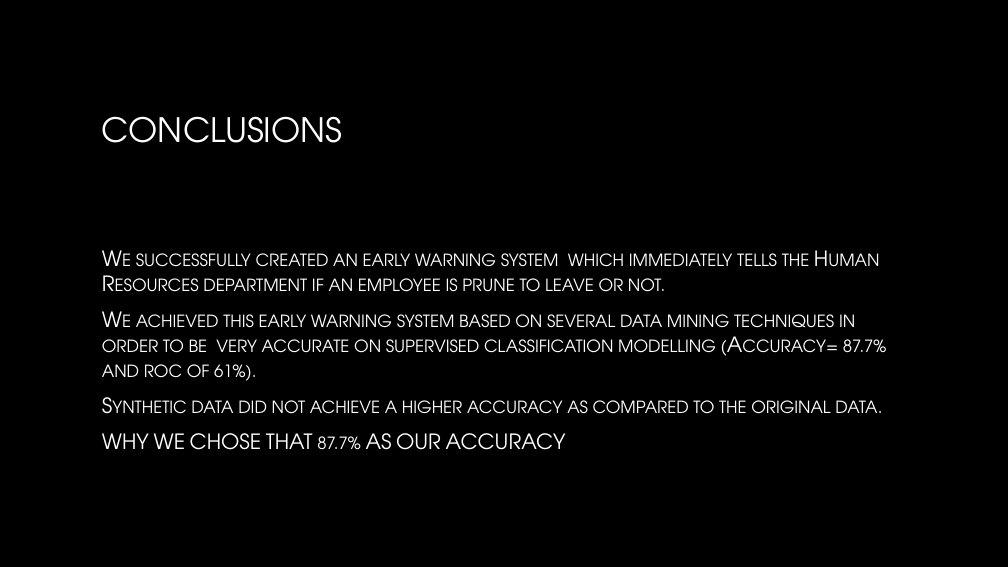
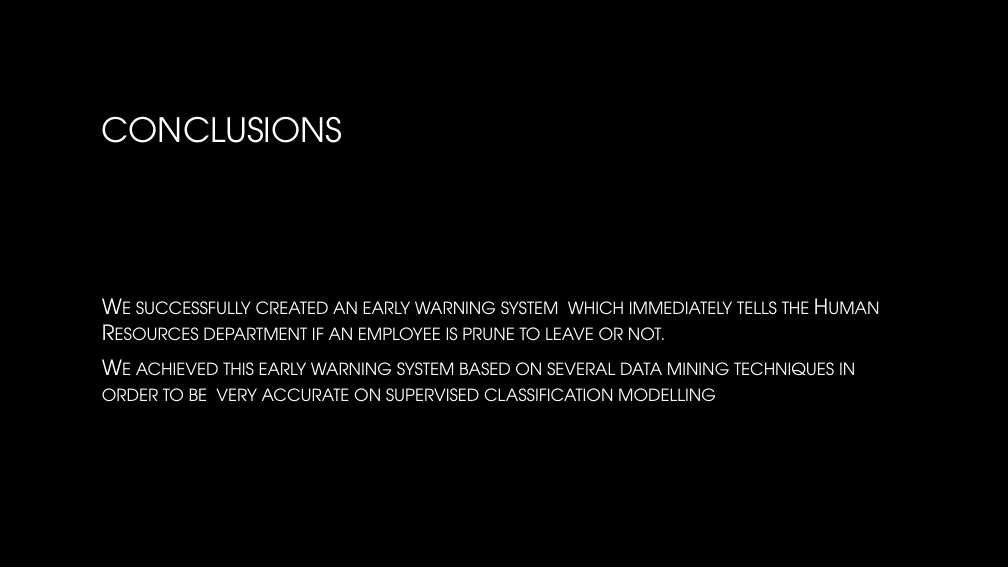
Before and after one commit to mmd52/HR_Employee_Attrition, a slide deck: slide 14 of Attrition Management.pptx. Drawn at 1008x567 pixels with LibreOffice and Linux fonts; fonts in the diff are those of the drawing; background and template pictures are left out. Boxes give left, top, right and bottom in pixels: in the first picture for what was removed or moved away, otherwise in the second. Text is boxed around its words. In the diff, an @@ line names an element or a change of style, - is before the commit and + after.

Commit message:
RevisedSlides

```diff
--- a/Attrition Management.pptx
+++ b/Attrition Management.pptx
@@ text at (x1=102, y1=362, x2=855, y2=402): text changed @@
-We achieved this early warning system based on several data mining techniques in order to be very accurate on supervised classification modelling (Accuracy= 87.7% and roc of 61%).
-Synthetic data did not achieve a higher accuracy as compared to the original data.
-WHY WE CHOSE THAT 87.7% AS OUR ACCURACY
+We achieved this early warning system based on several data mining techniques in order to be very accurate on supervised classification modelling
```
Also in this commit, not shown: 1 other file.
